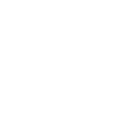
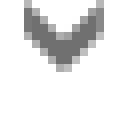
Revision of a layered 128×128 image; what changed, layer by layer:
painted on "Shape 1" over <box>24,0,104,72</box>
